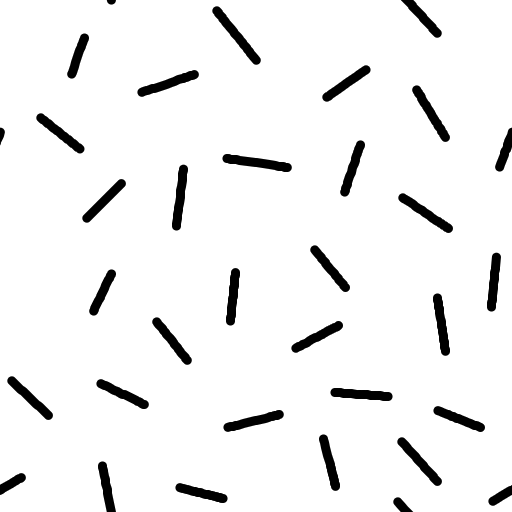
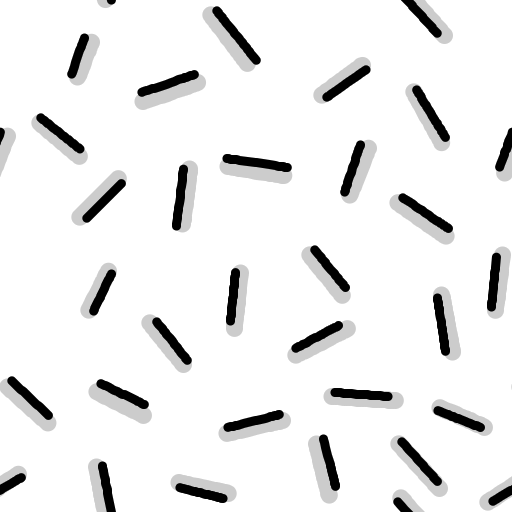
Comparing the layer stacks of the two 512 × 512 images. Changes:
painted on "line" over <box>0,0,512,512</box>
painted on "grayscale" over <box>0,0,512,512</box>
